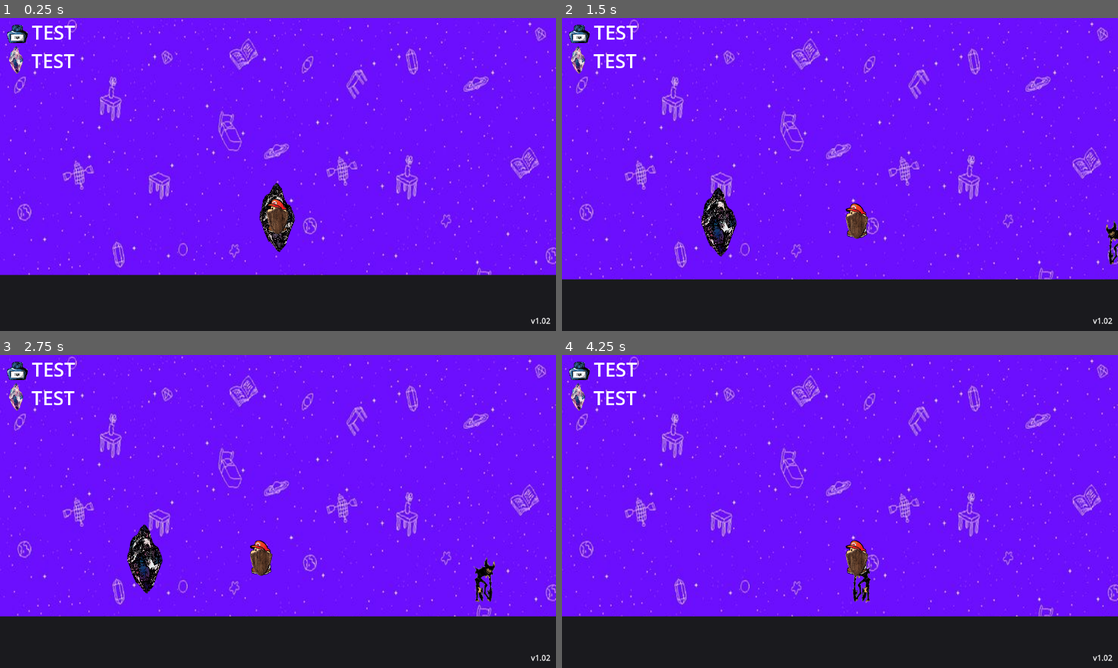
Above: before the commit, frames 1-4 (two rows, left to right).
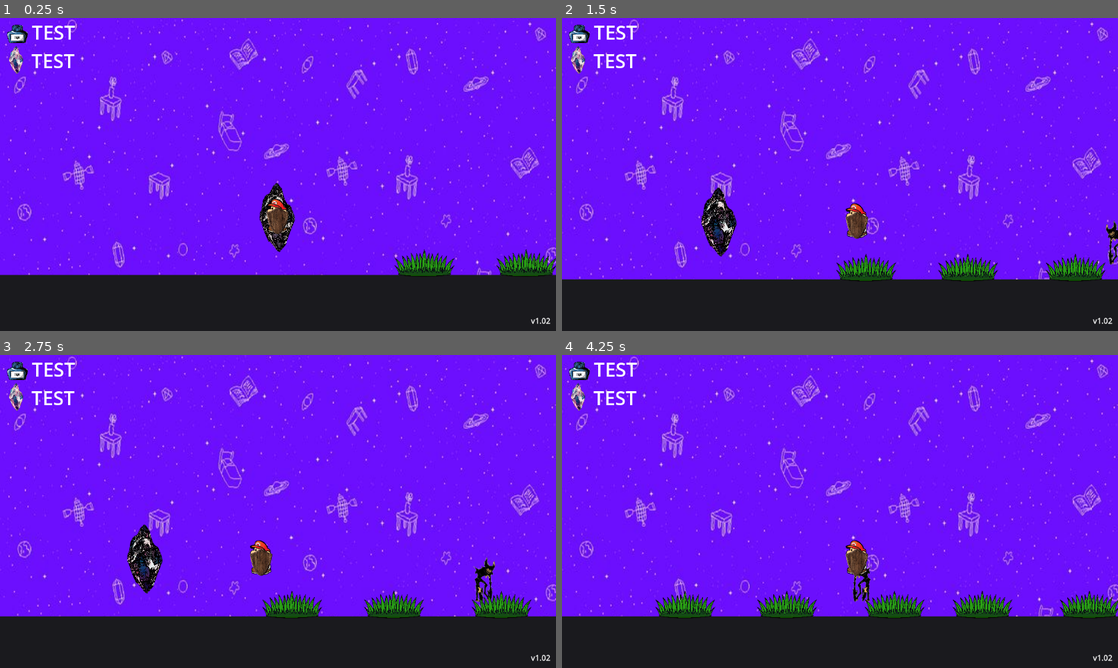
Above: after the commit, the same moments.

Repository: Jontaybr24/ShardsOfEikyo
Game: Godot game, scene res://Scenes/Levels/laborotory.tscn
The game is run twice, just before and just after one commit, with the same random seed, the same clock (stepped at 60 frames per second) and the same inputs. Sound files missing from this copy of the repository are replaced by a short silence.
Inputs:
- Up to frame 1 (0.25 s): no input
- Up to frame 2 (1.5 s): tap Enter (confirm) at 0.5 s; hold A (attack) 0.53-1.28 s; hold Right (right) from 0.53 s (still down); tap Space (jump) at 0.77 s; tap A (attack) at 1.35 s
- Up to frame 3 (2.75 s): tap Space (jump) at 1.52 s; release Right (right) at 2.03 s; hold Left (left) from 2.03 s (still down); hold D (block) from 2.03 s (still down); tap A (attack) at 2.3 s
- Up to frame 4 (4.25 s): release Left (left) at 2.78 s; release D (block) at 2.78 s; hold Right (right) from 2.78 s (still down); tap C (channel_hold) at 2.85 s; tap Space (jump) at 3.02, 3.77 s; tap A (attack) at 3.05 s; hold A (attack) from 3.53 s (still down); tap Enter (confirm) at 3.6 s

The runs differ from the first frame. In frame 1, 1.2% of the frame differs, in the area x 70-100%, y 73-83%; in frame 2, 1.8%; in frame 3, 1.8%; in frame 4, 3.0%, in the area x 16-100%, y 75-84%.
Error in both runs: Invalid access to property or key 'ELEMENTS' on a base object of type 'Nil'. (res://Scripts/naiko.gd:11)

Commit message:
began converting successful hit to a signal

Diff:
--- a/Scenes/Levels/laborotory.tscn
+++ b/Scenes/Levels/laborotory.tscn
@@ -13,6 +13,7 @@
 [ext_resource type="Script" uid="uid://c7j2mxc7rr0xf" path="res://Scripts/Gameplay/wave_manager.gd" id="16_d4lni"]
 [ext_resource type="PackedScene" uid="uid://ccgkc2vkx7bxg" path="res://Scenes/wave.tscn" id="17_atgkg"]
 [ext_resource type="Shader" uid="uid://m1sf6khknajr" path="res://Shaders/outline.gdshader" id="17_x3kke"]
+[ext_resource type="PackedScene" uid="uid://jhs1sabjo6mp" path="res://Scenes/World Items/grass.tscn" id="18_7c6lk"]
 [ext_resource type="PackedScene" uid="uid://drmhxvgxqxnfs" path="res://Scenes/Enemies/demon.tscn" id="21_e66l6"]
 [ext_resource type="Script" uid="uid://brt8caet1iqrx" path="res://Scripts/Gameplay/Background/Parallax_manager.gd" id="22_hnc3n"]
 [ext_resource type="Shader" uid="uid://cngb2m4008xec" path="res://Shaders/group_blur.gdshader" id="23_21u3h"]
@@ -197,3 +198,39 @@
 
 [node name="Collectables" type="CanvasGroup" parent="." unique_id=641774950 groups=["Collectable Layer"]]
 material = SubResource("ShaderMaterial_7c6lk")
+
+[node name="Grass" parent="." unique_id=1502200006 instance=ExtResource("18_7c6lk")]
+position = Vector2(296, 72)
+
+[node name="Grass2" parent="." unique_id=2096391192 instance=ExtResource("18_7c6lk")]
+position = Vector2(507, 72)
+
+[node name="Grass3" parent="." unique_id=1995409106 instance=ExtResource("18_7c6lk")]
+position = Vector2(730, 72)
+
+[node name="Grass4" parent="." unique_id=600947513 instance=ExtResource("18_7c6lk")]
+position = Vector2(912, 72)
+
+[node name="Grass5" parent="." unique_id=405438138 instance=ExtResource("18_7c6lk")]
+position = Vector2(1134, 72)
+
+[node name="Grass6" parent="." unique_id=1151651900 instance=ExtResource("18_7c6lk")]
+position = Vector2(1353, 72)
+
+[node name="Grass7" parent="." unique_id=1082740286 instance=ExtResource("18_7c6lk")]
+position = Vector2(1527.9999, 72)
+
+[node name="Grass8" parent="." unique_id=1593501743 instance=ExtResource("18_7c6lk")]
+position = Vector2(1738.9999, 72)
+
+[node name="Grass9" parent="." unique_id=253541466 instance=ExtResource("18_7c6lk")]
+position = Vector2(1961.9999, 72)
+
+[node name="Grass10" parent="." unique_id=11440120 instance=ExtResource("18_7c6lk")]
+position = Vector2(2144, 72)
+
+[node name="Grass11" parent="." unique_id=10248502 instance=ExtResource("18_7c6lk")]
+position = Vector2(2366, 72)
+
+[node name="Grass12" parent="." unique_id=1627105289 instance=ExtResource("18_7c6lk")]
+position = Vector2(2585, 72)
--- a/Scenes/naiko.tscn
+++ b/Scenes/naiko.tscn
@@ -538,8 +538,8 @@
 collision_layer = 2
 script = ExtResource("4_0di8p")
 cost = 0
-freeze_player = true
-freeze_on_success = false
+freeze_on_start = false
+freeze_on_success = true
 parent = NodePath("../..")
 type = 2
 duration = 0.3
@@ -558,8 +558,8 @@
 collision_layer = 2
 script = ExtResource("4_0di8p")
 cost = 0
-freeze_player = false
-freeze_on_success = false
+freeze_on_start = false
+freeze_on_success = true
 parent = NodePath("../..")
 damage = 15
 type = 2
@@ -577,8 +577,8 @@
 collision_layer = 2
 script = ExtResource("4_0di8p")
 cost = 0
-freeze_player = true
-freeze_on_success = false
+freeze_on_start = false
+freeze_on_success = true
 parent = NodePath("../..")
 damage = 15
 type = 3
@@ -604,8 +604,8 @@
 collision_layer = 2
 script = ExtResource("4_0di8p")
 cost = 0
-freeze_player = false
-freeze_on_success = false
+freeze_on_start = false
+freeze_on_success = true
 parent = NodePath("../..")
 damage = 20
 type = 3
@@ -631,7 +631,7 @@
 collision_layer = 2
 script = ExtResource("4_0di8p")
 cost = 0
-freeze_player = false
+freeze_on_start = false
 freeze_on_success = false
 parent = NodePath("../..")
 type = 2
@@ -650,7 +650,7 @@
 collision_layer = 2
 script = ExtResource("4_0di8p")
 cost = 0
-freeze_player = false
+freeze_on_start = false
 freeze_on_success = false
 parent = NodePath("../..")
 damage = 15
@@ -677,7 +677,7 @@
 collision_layer = 2
 script = ExtResource("4_0di8p")
 cost = 15
-freeze_player = true
+freeze_on_start = true
 freeze_on_success = false
 parent = NodePath("../..")
 damage = 20
@@ -698,7 +698,7 @@
 collision_layer = 2
 script = ExtResource("4_0di8p")
 cost = 15
-freeze_player = false
+freeze_on_start = false
 freeze_on_success = false
 parent = NodePath("../..")
 type = 1
--- a/Scripts/Attacks/attack.gd
+++ b/Scripts/Attacks/attack.gd
@@ -19,6 +19,8 @@
 
 var tic_time = 0
 var hits = []
+
+signal hit_successful(target)
 
 func _ready():
 	visible = false
@@ -65,4 +67,5 @@
 	if area.name != "Interaction":
 		return
 	hits.append(target)
+	hit_successful.emit(target)
 	inflict_damage(target)
--- a/Scripts/Attacks/player_attack.gd
+++ b/Scripts/Attacks/player_attack.gd
@@ -2,7 +2,7 @@
 class_name AttackPlayer
 
 @export var cost = 0
-@export var freeze_player = true
+@export var freeze_on_start = false
 @export var freeze_on_success = false
 
 func _ready():
--- a/Scripts/States/Player/PlayerAttack.gd
+++ b/Scripts/States/Player/PlayerAttack.gd
@@ -2,6 +2,7 @@
 class_name PlayerAttack
 
 var attack = Node2D
+var on_hit = func (target): print(target.name)
 
 func Enter():
 	attack = player.current_attack
@@ -13,7 +14,9 @@
 		return
 	else:
 		#print("Can Attack")
-		if attack.freeze_player: player.freeze()
+		attack.hit_successful.connect(on_hit, CONNECT_ONE_SHOT)
+		if attack.freeze_on_start: player.freeze()
+		if attack.freeze_on_success: attack.hit_successful.connect(player.freeze, CONNECT_ONE_SHOT)
 		player.add_ink(-attack.cost)
 		player.emit_signal("ink_changed", player.current_ink)
 		player.attack_timer = attack.duration
@@ -34,8 +37,10 @@
 					pogo = true
 		if !buffer():
 			#print("Done with attack(No Buffer)", attack)
-			player.current_attack = null
 			Transitioned.emit(self, "listen")
 
 func Exit():
+	if attack and attack.hit_successful.is_connected(on_hit):
+		attack.hit_successful.disconnect(on_hit)
+	player.current_attack = null
 	player.unfreeze()
